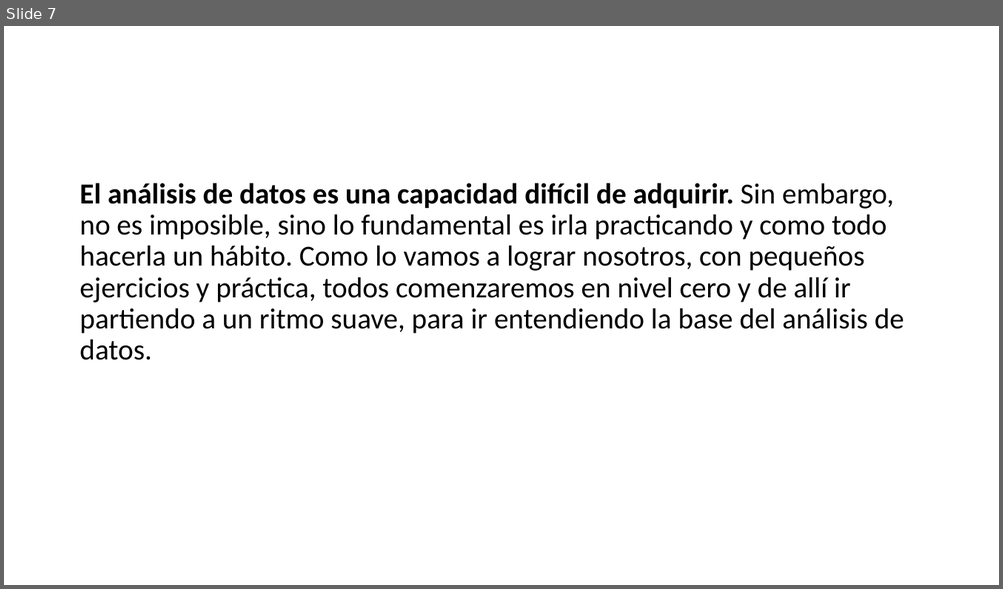
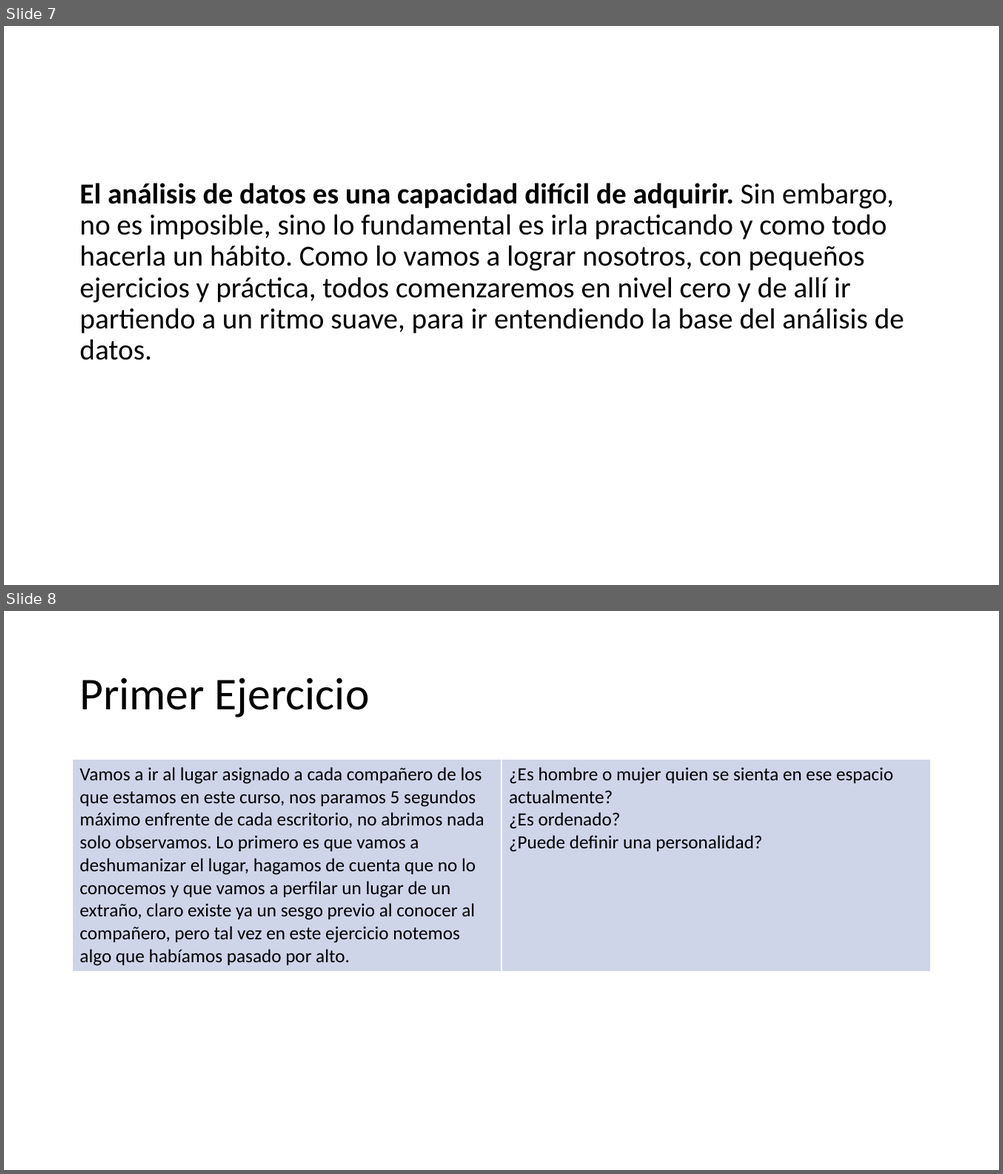
Before and after one commit to wparedesgt/RBasico, a slide deck: presentaciones/S01-New/00_Inicio.pptx. Shown one above the other, each under a label of ours: slide 7 before the commit, slides 7 and 8 after it. The pictures are 1003x589 and 1003x1174 pixels, drawn with LibreOffice and Linux fonts; fonts in the diff are those of the drawing; background and template pictures are left out. Boxes give left, top, right and bottom in pixels: in the first picture for what was removed or moved away, otherwise in the second. Text is boxed around its words. In the diff, an @@ line names an element or a change of style, - is before the commit and + after.

```diff
--- a/presentaciones/S01-New/00_Inicio.pptx
+++ b/presentaciones/S01-New/00_Inicio.pptx
@@ slide 8 added at [4,611,999,1170], background picture (left out) @@
@@ title added at [79,678,370,718], 44 pt, text #000000 @@
+Primer Ejercicio
@@ table added at [73,760,930,1114], 1 rows, 2 columns @@
+Vamos a ir al lugar asignado a cada compañero de los que estamos en este curso, nos paramos 5 segundos máximo enfrente de cada escritorio, no abrimos nada solo observamos. Lo primero es que vamos a deshumanizar el lugar, hagamos de cuenta que no lo conocemos y que vamos a perfilar un lugar de un extraño, claro existe ya un sesgo previo al conocer al compañero, pero tal vez en este ejercicio notemos algo que habíamos pasado por alto. | ¿Es hombre o mujer quien se sienta en ese espacio actualmente? / ¿Es ordenado? / ¿Puede definir una personalidad?
```
Also in this commit, not shown: 10 other slides added, 9 other files.
